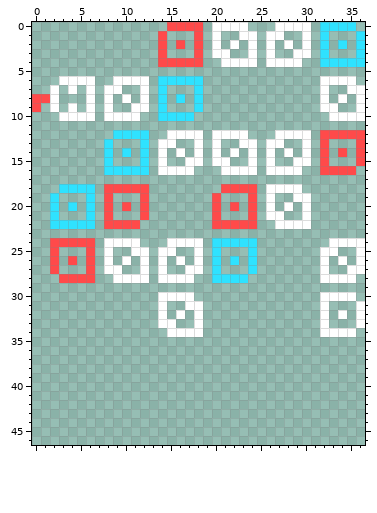
A pixel-art sprite gets an edit: src/PersonalWebsite/ExtraPage/Sprites/snake-settings-banner.png. That is the earlier state.
The file is 37x47 pixels. The old version is drawn lined up with the new one.
Now the later version:
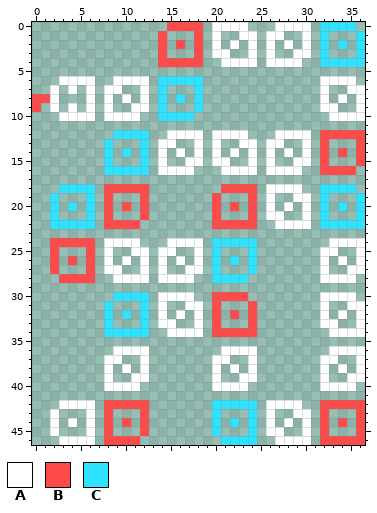
Palette (. is transparent): A #ffffff  B #ff4a4a  C #2fe2ff
Log entry: Updated snake menu banners
The exact change:
drawings rearranged on the sheet (the old picture shows each at its new place)
There is now colour A in row 31 at x 35; in row 33 at x 33; in row 34 at x 36; in row 36 at x 9 to 12, 21 to 24 and 33 to 36; in row 37 at x 8 to 9, 12, 20 to 21, 24, 32 to 33 and 36; in row 38 at x 8, 10, 12, 20, 22, 24, 32, 34 and 36.
There is now colour A in row 39 at x 8, 11 to 12, 20, 23 to 24, 32 and 35 to 36; in row 40 at x 8 to 11, 20 to 23 and 32 to 35; in row 42 at x 3 to 6 and 26 to 29; in row 43 at x 2, 6, 26 and 29 to 30; in row 44 at x 2, 4, 6, 26, 28 and 30; in row 45 at x 2, 6, 26 to 27 and 30.
There is now colour A in row 46 at x 3 to 6 and 27 to 30.
There is now colour B in row 30 at x 20 to 23; in row 31 at x 20 and 24; in row 32 at x 20, 22 and 24; in row 33 at x 20 and 24; in row 34 at x 20 to 24; in row 42 at x 8 to 12 and 32 to 36.
There is now colour B in row 43 at x 8, 12, 32 and 36; in row 44 at x 8, 10, 12, 32, 34 and 36; in row 45 at x 8, 12, 32 and 36; in row 46 at x 8 to 11 and 32 to 36.
There is now colour C in row 18 at x 32 to 35; in row 19 at x 32 and 36; in row 20 at x 32, 34 and 36; in row 21 at x 32 and 36; in row 22 at x 32 to 36; in row 30 at x 9 to 12.
There is now colour C in row 31 at x 8 and 12; in row 32 at x 8, 10 and 12; in row 33 at x 8 and 12; in row 34 at x 8 to 12; in row 42 at x 20 to 24; in row 43 at x 20 and 24.
There is now colour C in row 44 at x 20, 22 and 24; in row 45 at x 20 and 24; in row 46 at x 21 to 24.
The edit erases colour A in row 34 at x 32.
